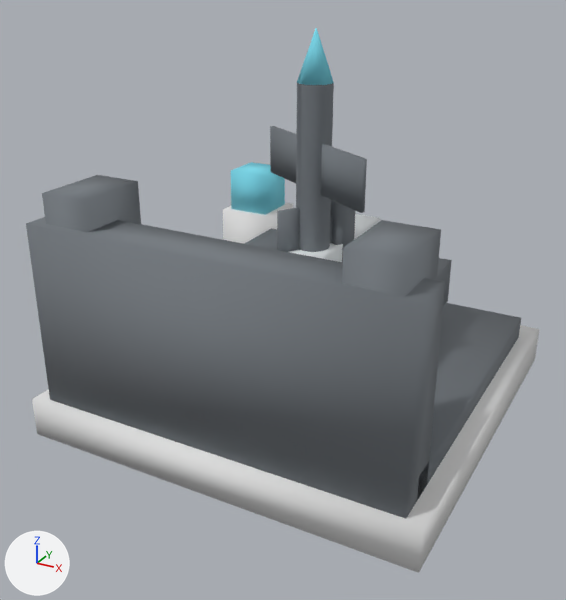
The OBJ model src/main/resources/assets/apexballistics/models/block/cruise_pad.obj, before and after one commit.
Rendered twice from a 50 mm camera at (1.339, -2.161, 1.093) aimed at (0.477, -0.594, 0.31). The lights are fixed; the arrows at lower left show +X, +Y and +Z. The older version comes first. Where no turn or scale is listed for an object, it has been applied to the vertices. Vertices at exactly the same position are counted once.

The first picture shows 'cruise_pad'.
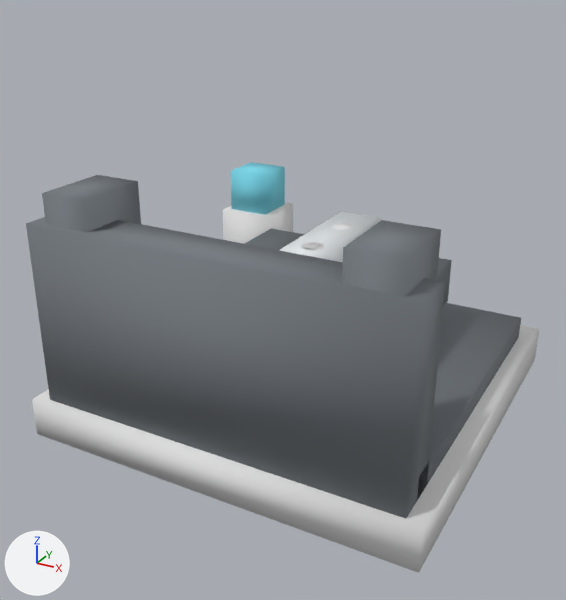
Boxes (x1, y1, x2, y2) around the edits, measured in the pictures (566 x 600 px):
'cruise_pad', reshaped (25% shorter): before (26, 28, 539, 573); after (26, 162, 539, 573)
part 1 of me_cruise_pad, deleted: before (270, 28, 367, 262)

The change in detail:
me_cruise_pad is used by ob_cruise_pad; location (0.0, 0.0, 0.0).
me_cruise_pad had 396 vertices, 432 faces and spanned x 0.0..1.0, y -1.0..0.0, z 0.0..0.945.
me_cruise_pad now has 162 vertices, 162 faces and spans x 0.0..1.0, y -1.0..0.0, z 0.0..0.62.
me_cruise_pad part 1: 8 loose pieces with 234 vertices, spanning x 0.319..0.681, y -0.594..-0.366, z 0.279..0.945, are deleted.
